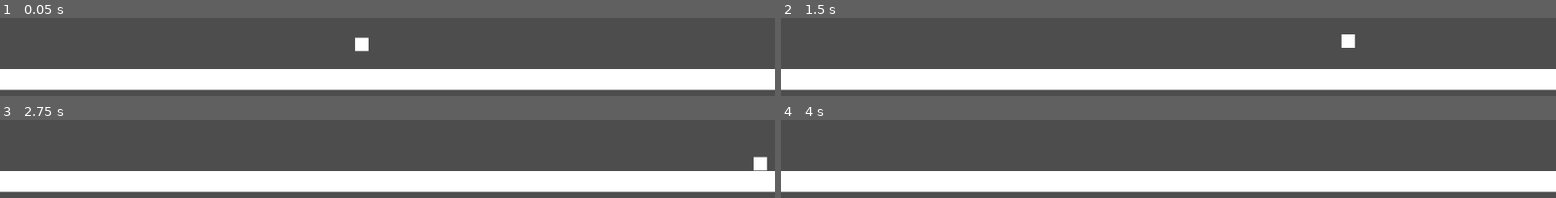
Above: before the commit, frames 1-4 (two rows, left to right).
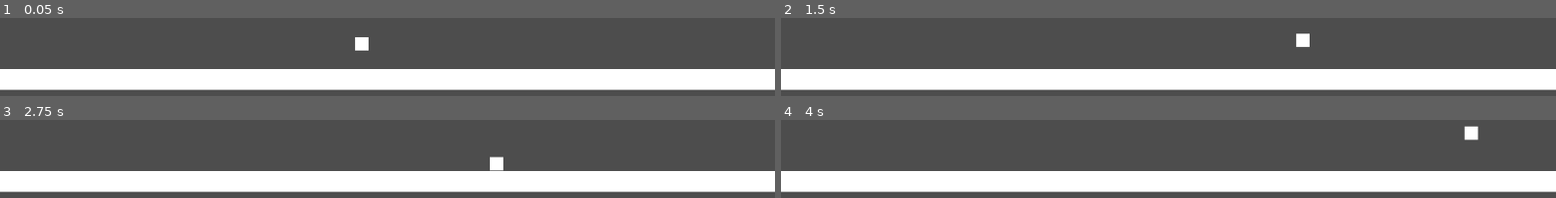
Above: after the commit, the same moments.

Repository: vesper-arch/pirate-jam
Game: Godot game, scene res://scenes/base.tscn
Two runs of this game, one before a commit and one after it. Both use one fixed random seed, a clock stepped at 60 frames per second and the inputs below. Before the commit the project starts from res://base.tscn.
Inputs:
- Up to frame 1 (0.05 s): no input
- Up to frame 2 (1.5 s): tap Enter at 0.5 s; hold D (right) from 0.53 s (still down); tap Space (jump) at 0.6, 0.77, 1.07, 1.35 s
- Up to frame 3 (2.75 s): tap Space (jump) at 1.52, 1.82, 2.1 s; release D (right) at 2.03 s; hold A (left) from 2.03 s (still down)
- Up to frame 4 (4 s): release A (left) at 2.78 s; hold D (right) from 2.78 s (still down); tap Space (jump) at 2.85, 3.02, 3.32, 3.6, 3.77 s

The runs differ from the first frame. In frame 1, less than 0.1% of the frame differs, in the area x 45-48%, y 24-44%; in frame 2, 0.6%; in frame 3, 0.6%, in the area x 63-99%, y 46-66%; in frame 4, 0.3%.

Commit message:
Change the controller script and reorganise folder structure

Diff:
--- a/base.tscn
+++ b/scenes/base.tscn
@@ -1,6 +1,6 @@
 [gd_scene load_steps=6 format=3 uid="uid://c6h2hfsegx6d4"]
 
-[ext_resource type="Script" uid="uid://tygcb54wt73u" path="res://character_controller.gd" id="1_rpg24"]
+[ext_resource type="Script" uid="uid://pq7eux4nukhc" path="res://scripts/player_controller.gd" id="1_pvqg0"]
 
 [sub_resource type="RectangleShape2D" id="RectangleShape2D_3vi8l"]
 
@@ -15,7 +15,7 @@
 position = Vector2(538, 358)
 
 [node name="CharacterBody2D" type="CharacterBody2D" parent="."]
-script = ExtResource("1_rpg24")
+script = ExtResource("1_pvqg0")
 
 [node name="CollisionShape2D" type="CollisionShape2D" parent="CharacterBody2D"]
 shape = SubResource("RectangleShape2D_3vi8l")
--- /dev/null
+++ b/scripts/player_controller.gd
@@ -0,0 +1,20 @@
+extends CharacterBody2D
+
+@export var SPEED = 250.0
+@export var JUMP_VELOCITY = -300.0
+
+func _physics_process(delta: float) -> void:
+	if not is_on_floor():
+		velocity += get_gravity() * delta
+
+	if Input.is_action_just_pressed("jump") and is_on_floor():
+		velocity.y = JUMP_VELOCITY
+
+	var direction := Input.get_axis("left", "right")
+
+	if direction:
+		velocity.x = direction * SPEED
+	else:
+		velocity.x = move_toward(velocity.x, 0, SPEED)
+
+	move_and_slide()
Renamed: character_controller.gd -> scripts/character_controller.gd
Renamed: character_controller.gd.uid -> scripts/character_controller.gd.uid
Not shown, added: scripts/player_controller.gd.uid
